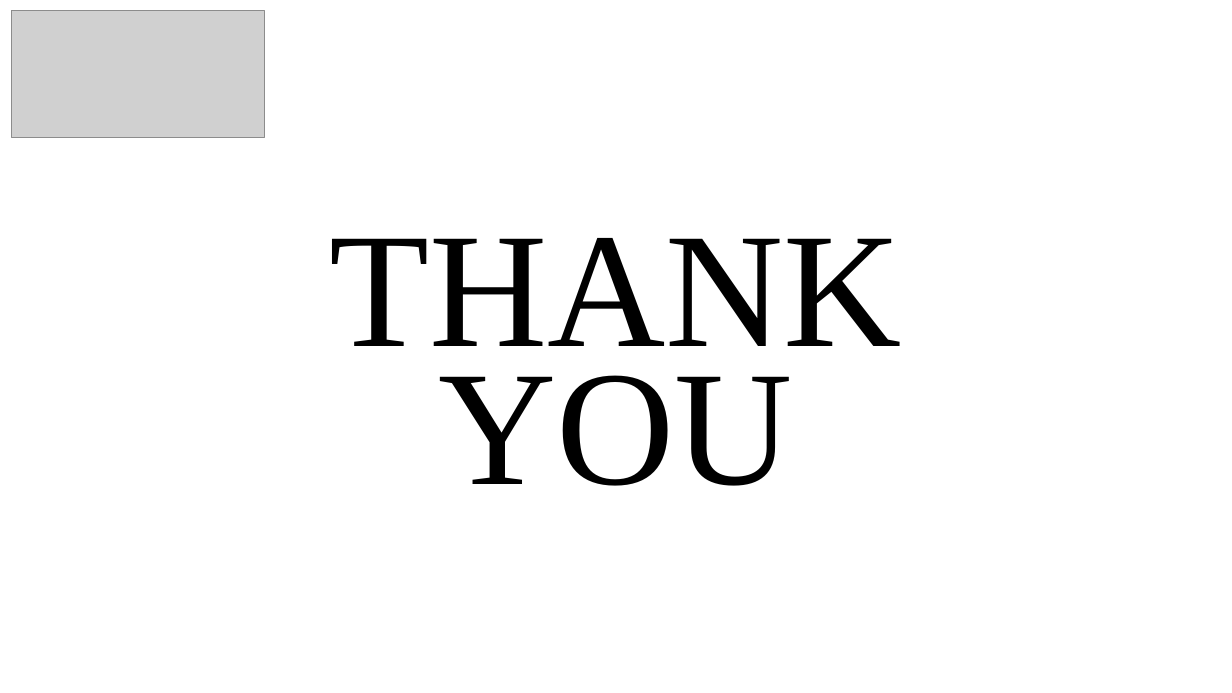
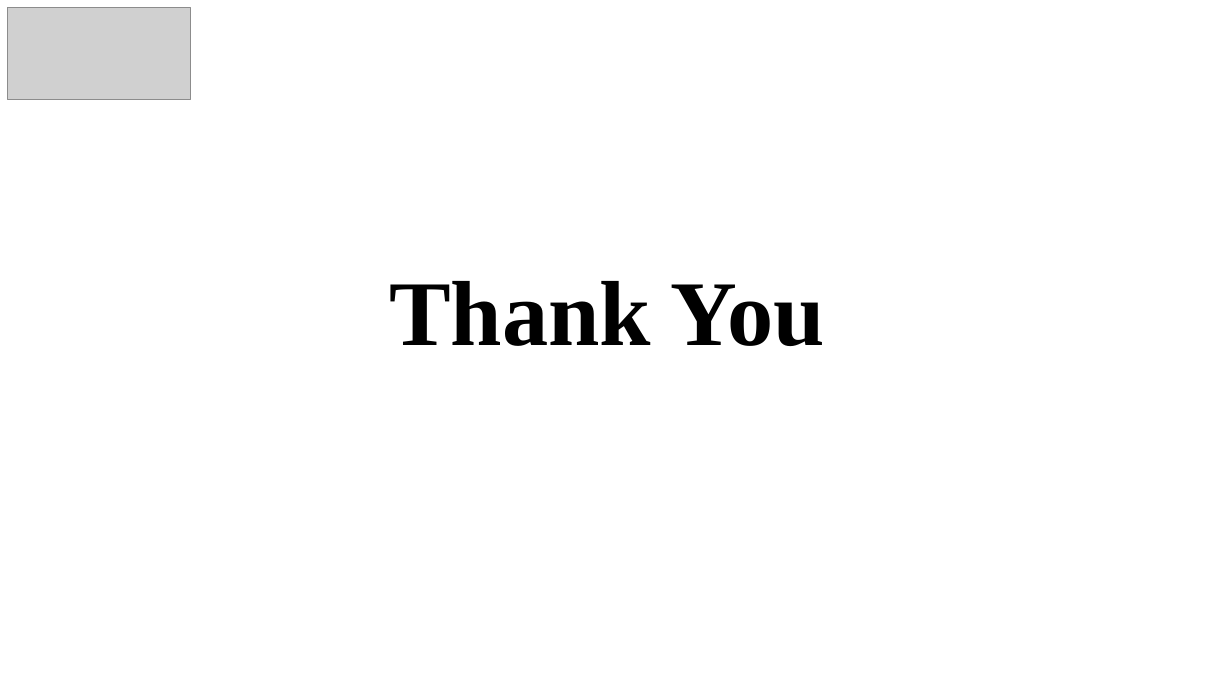
Before and after one commit to sharmi-pathi/KLH-CSE-2026-27-2420030042-Explainable-Data-Analytics-for-Sustainable-Smart-City-Applications, a slide deck: slide 29 of docs/Batch 4-DAV Project PPT.pptx (slide 11 before the commit). Drawn at 1232x693 pixels with LibreOffice and Linux fonts; fonts in the diff are those of the drawing; grey boxes stand for pictures. Boxes give left, top, right and bottom in pixels: in the first picture for what was removed or moved away, otherwise in the second. Text is boxed around its words. In the diff, an @@ line names an element or a change of style, - is before the commit and + after.

```diff
--- a/docs/Batch 4-DAV Project PPT.pptx
+++ b/docs/Batch 4-DAV Project PPT.pptx
@@ picture: place and size @@
-picture at <box>12,11,264,138</box>
+picture at <box>8,7,191,99</box>
@@ text at <box>389,281,825,346</box>: text changed; size 127.7 to 72 pt; bold on @@
-THANK YOU
+Thank You
```
Also in this commit, not shown: 4 other slides changed, 18 slides added.
